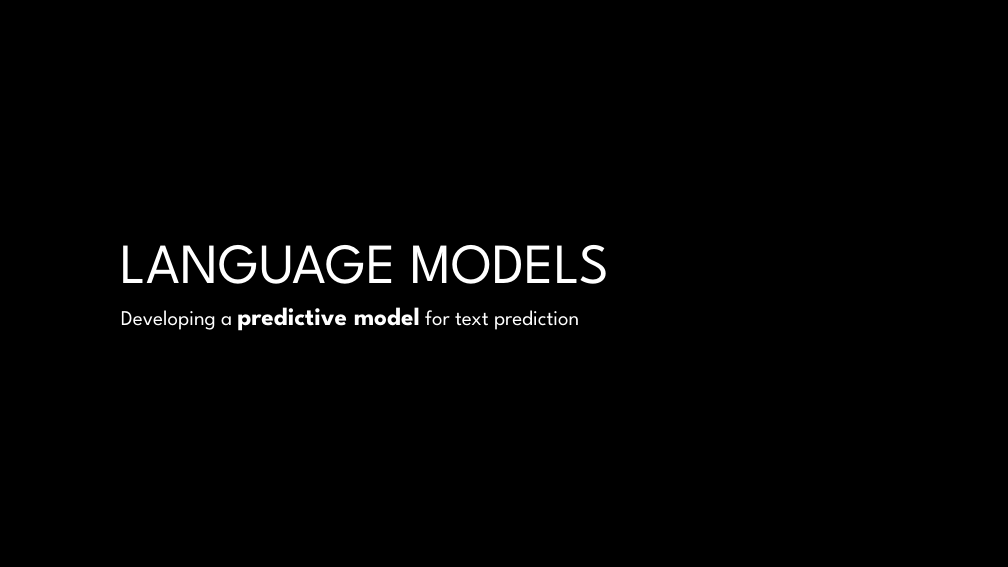
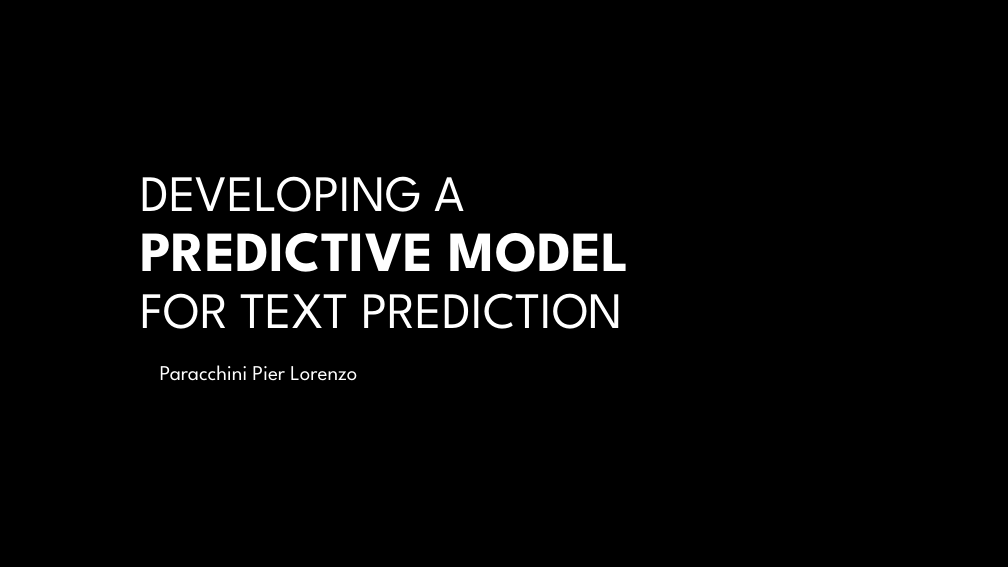
Before and after one commit to pparacch/CapstoneProjectDataScienceSpecialization, a slide deck: slide 1 of notes/meetUp_case_textPrediction.pptx. Drawn at 1008x567 pixels with LibreOffice and Linux fonts; fonts in the diff are those of the drawing; background and template pictures are left out. Boxes give left, top, right and bottom in pixels: in the first picture for what was removed or moved away, otherwise in the second. Text is boxed around its words. In the diff, an @@ line names an element or a change of style, - is before the commit and + after.

```diff
--- a/notes/meetUp_case_textPrediction.pptx
+++ b/notes/meetUp_case_textPrediction.pptx
@@ title "DEVELOPING A PREDICTIVE MODEL FOR ..." at [140, 176, 629, 329]: vertical alignment top to bottom @@
@@ title at [140, 176, 629, 329]: text changed; size 20 to 48.6 pt @@
-Developing a predictive model for text prediction
+DEVELOPING A
+PREDICTIVE MODEL
+FOR TEXT PREDICTION
@@ title removed at [121, 245, 609, 284] @@
-LANGUAGE MODELS
@@ subtitle added at [160, 365, 357, 381], 20 pt, text #FFFFFF @@
+Paracchini Pier Lorenzo
```
Also in this commit, not shown: 4 other slides changed.
